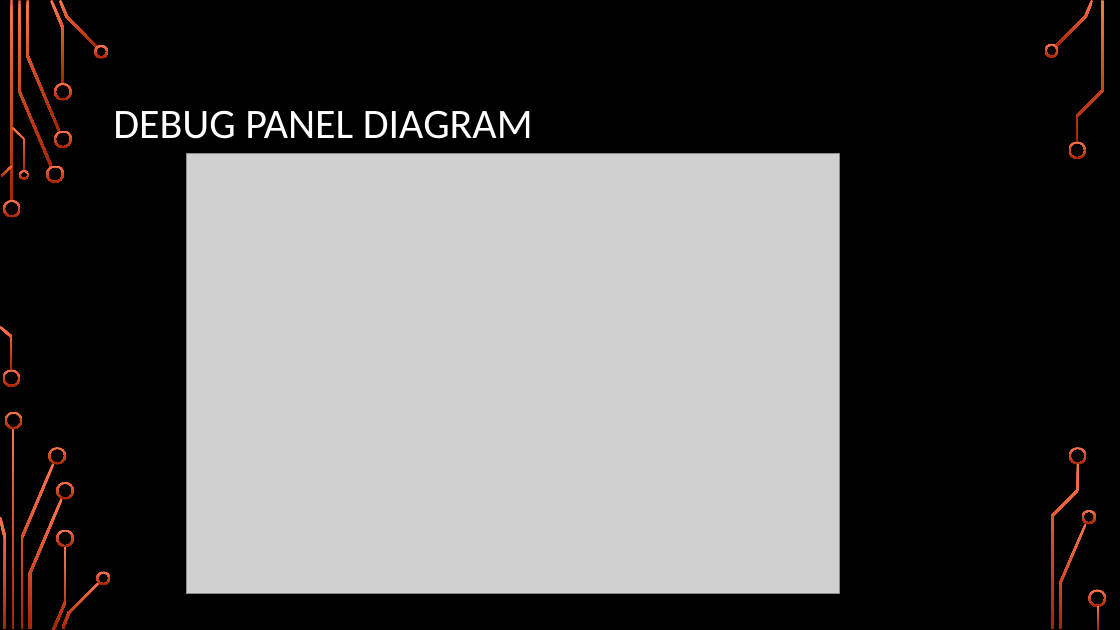
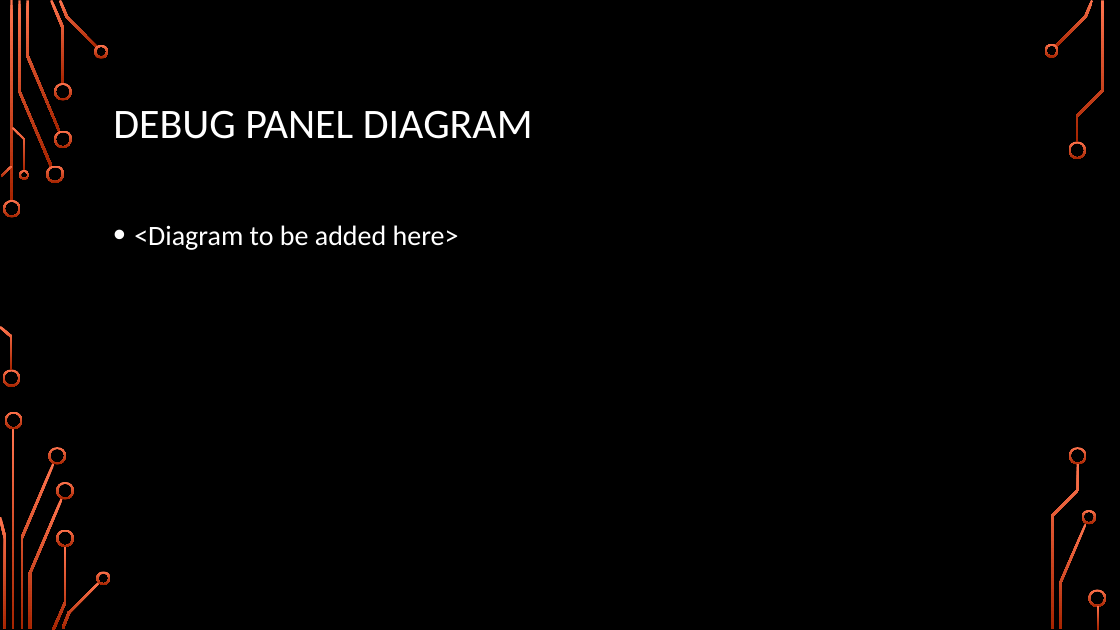
Before and after one commit to Logiant/AgileRoboticControls, a slide deck: slide 35 of Documentation/Presentation/Design Presentation/Design Presentation.pptx. Drawn at 1120x630 pixels with LibreOffice and Linux fonts; fonts in the diff are those of the drawing; grey boxes stand for pictures; background and template pictures are left out. Boxes give left, top, right and bottom in pixels: in the first picture for what was removed or moved away, otherwise in the second. Text is boxed around its words. In the diff, an @@ line names an element or a change of style, - is before the commit and + after.

```diff
--- a/Documentation/Presentation/Design Presentation/Design Presentation.pptx
+++ b/Documentation/Presentation/Design Presentation/Design Presentation.pptx
@@ picture removed at (x1=187, y1=154, x2=839, y2=594) @@
@@ text added at (x1=134, y1=225, x2=459, y2=250), 24 pt, text #FFFFFF @@
+• <Diagram to be added here>
```
Also in this commit, not shown: 8 other slides changed.
